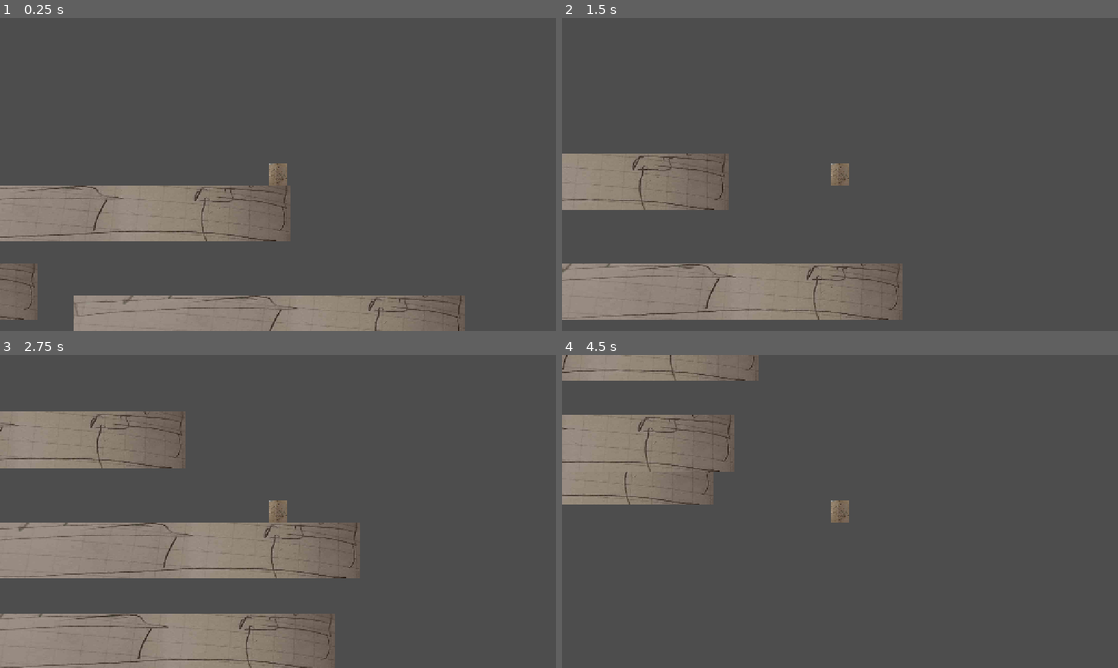
Above: before the commit, frames 1-4 (two rows, left to right).
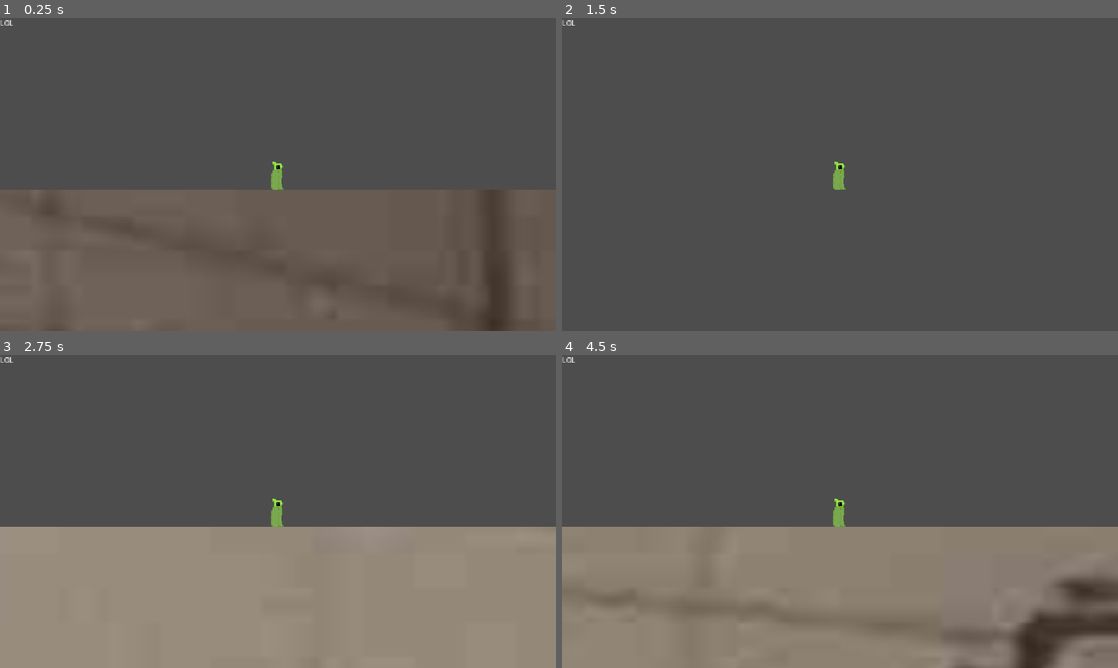
Above: after the commit, the same moments.

Repository: BigGaetan/Doom-rogue-like
Game: Godot game, scene res://scenes/level.tscn
Same seed, same stepped clock (60 frames per second), same inputs: the game is played once before the commit and once after it.
Inputs:
- Up to frame 1 (0.25 s): no input
- Up to frame 2 (1.5 s): tap Enter (ui_accept) at 0.5, 0.77 s; hold Right (ui_right) from 0.53 s (still down)
- Up to frame 3 (2.75 s): tap Enter (ui_accept) at 1.52 s; release Right (ui_right) at 2.03 s; hold Left (ui_left) from 2.03 s (still down)
- Up to frame 4 (4.5 s): release Left (ui_left) at 2.78 s; hold Right (ui_right) 2.78-4.28 s; tap Enter (ui_accept) at 3.02, 3.77 s; tap Escape (ui_cancel) at 4.15 s; hold Left (ui_left) from 4.28 s (still down)

The runs differ from the first frame. In frame 1, 29% of the frame differs, in the area x 0-100%, y 0-100%; in frame 2, 16%; in frame 3, 35%; in frame 4, 55%.

Commit message:
add hp xp

Diff:
--- /dev/null
+++ b/scenes/hud.gd
@@ -0,0 +1,25 @@
+extends CanvasLayer
+
+@onready var hp_bar = $HPBar
+@onready var xp_bar = $XPBar
+@onready var level_label = $LevelLabel
+
+var player
+
+func _ready():
+	player = get_tree().get_first_node_in_group("player")
+
+func _process(delta):
+	if player == null:
+		return
+
+	# HP
+	hp_bar.max_value = player.max_hp
+	hp_bar.value = player.hp
+
+	# XP
+	xp_bar.max_value = player.xp_to_next_level
+	xp_bar.value = player.xp
+
+	# Level
+	level_label.text = "Level " + str(player.level)
--- /dev/null
+++ b/scenes/hud.tscn
@@ -0,0 +1,19 @@
+[gd_scene format=3 uid="uid://dshb3hagidi2h"]
+
+[ext_resource type="Script" uid="uid://bo0dbw4x66m2x" path="res://scenes/hud.gd" id="1_ahhtf"]
+
+[node name="HUD" type="CanvasLayer" unique_id=180075437]
+script = ExtResource("1_ahhtf")
+
+[node name="HP Bar" type="TextureProgressBar" parent="." unique_id=1465853403]
+offset_right = 40.0
+offset_bottom = 40.0
+
+[node name="XP Bar" type="TextureProgressBar" parent="." unique_id=1410723948]
+offset_right = 40.0
+offset_bottom = 40.0
+
+[node name="Level" type="Label" parent="." unique_id=1039498214]
+offset_right = 40.0
+offset_bottom = 23.0
+text = "LOL"
--- a/scenes/level.tscn
+++ b/scenes/level.tscn
@@ -2,6 +2,7 @@
 
 [ext_resource type="PackedScene" uid="uid://cspqrgorrfya" path="res://scenes/player.tscn" id="1_w7c3h"]
 [ext_resource type="PackedScene" uid="uid://ntfelmxam3pf" path="res://scenes/plateform.tscn" id="2_w8frs"]
+[ext_resource type="PackedScene" uid="uid://dshb3hagidi2h" path="res://scenes/hud.tscn" id="3_w8frs"]
 
 [node name="Level" type="Node2D" unique_id=507334421]
 
@@ -31,3 +32,5 @@
 
 [node name="Plateform8" parent="." unique_id=865148628 instance=ExtResource("2_w8frs")]
 position = Vector2(1171, 586)
+
+[node name="HUD" parent="." unique_id=180075437 instance=ExtResource("3_w8frs")]
--- a/scenes/plateform.tscn
+++ b/scenes/plateform.tscn
@@ -3,7 +3,7 @@
 [ext_resource type="Texture2D" uid="uid://bhodbuq3rfk1f" path="res://temporaire-sprite/test1Platform.png" id="1_g4adl"]
 
 [sub_resource type="RectangleShape2D" id="RectangleShape2D_ipp5d"]
-size = Vector2(900, 130)
+size = Vector2(900, 129)
 
 [node name="Plateform" type="StaticBody2D" unique_id=1565322016]
 
@@ -12,4 +12,5 @@
 texture = ExtResource("1_g4adl")
 
 [node name="CollisionShape2D" type="CollisionShape2D" parent="." unique_id=350888488]
+position = Vector2(0, -0.13)
 shape = SubResource("RectangleShape2D_ipp5d")
--- a/scenes/player.tscn
+++ b/scenes/player.tscn
@@ -1,10 +1,11 @@
 [gd_scene format=3 uid="uid://cspqrgorrfya"]
 
 [ext_resource type="Script" uid="uid://dmsd580gk55kv" path="res://scripts/player.gd" id="1_g2els"]
-[ext_resource type="Texture2D" uid="uid://b5ow5k7i608vu" path="res://temporaire-sprite/test1SpritePlayer.png" id="2_qhqgy"]
+[ext_resource type="Texture2D" uid="uid://ymgk3ge4dc5d" path="res://sprite/mage/default/sprite/Mage-Sprite-0001.png" id="2_g2els"]
 
-[sub_resource type="RectangleShape2D" id="RectangleShape2D_dqkch"]
-size = Vector2(42, 48)
+[sub_resource type="CapsuleShape2D" id="CapsuleShape2D_qhqgy"]
+radius = 0.5
+height = 2.6
 
 [node name="Player" type="CharacterBody2D" unique_id=111970798]
 script = ExtResource("1_g2els")
@@ -12,9 +13,11 @@
 [node name="Sprite2D" type="Sprite2D" parent="." unique_id=338081907]
 position = Vector2(-1.1920929e-07, 0)
 scale = Vector2(0.041116804, 0.043243542)
-texture = ExtResource("2_qhqgy")
+texture = ExtResource("2_g2els")
 
 [node name="CollisionShape2D" type="CollisionShape2D" parent="." unique_id=2073408532]
-shape = SubResource("RectangleShape2D_dqkch")
+position = Vector2(-0.1, 0.1)
+shape = SubResource("CapsuleShape2D_qhqgy")
 
 [node name="Camera2D" type="Camera2D" parent="." unique_id=1079498183]
+zoom = Vector2(25, 25)
--- a/scripts/player.gd
+++ b/scripts/player.gd
@@ -1,8 +1,17 @@
 extends CharacterBody2D
 
 
-const SPEED = 300.0
-const JUMP_VELOCITY = -400.0
+const SPEED = 100.0
+const JUMP_VELOCITY = -125.0
+
+# HP
+var max_hp = 10
+var hp = 10
+
+# xp
+var xp = 0
+var level = 1
+var xp_to_next_level = 10
 
 
 func _physics_process(delta: float) -> void:
@@ -23,3 +32,43 @@
 		velocity.x = move_toward(velocity.x, 0, SPEED)
 
 	move_and_slide()
+
+	if Input.is_action_just_pressed("ui_cancel"):
+		add_xp(3)
+
+	if Input.is_action_just_pressed("ui_up"):
+		take_damage(1)
+
+
+
+func add_xp(amount):
+	xp += amount
+	print("XP : ", xp, "/", xp_to_next_level)
+
+	if xp >= xp_to_next_level:
+		level_up()
+
+
+
+func level_up():
+	level += 1
+	xp -= xp_to_next_level
+	xp_to_next_level = int(xp_to_next_level*1.25)
+
+	print("Level Up \n level : ", level)
+
+
+func take_damage(amount):
+	hp -= amount
+	hp = max(hp, 0)
+	print("hp : ", hp)
+
+	if hp == 0:
+		die()
+
+
+
+func die():
+	print("Player dead")
+	hp = max_hp
+	global_position = Vector2(0, 0)
Not shown, added: scenes/hud.gd.uid
Not shown, added: sprite/mage/default/sprite/Mage-Sprite-0001.png.import
